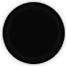
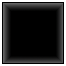
Layer changes from the first w=66, h=66 image to the second:
painted on "레이어 1" over [0, 0, 66, 66]
